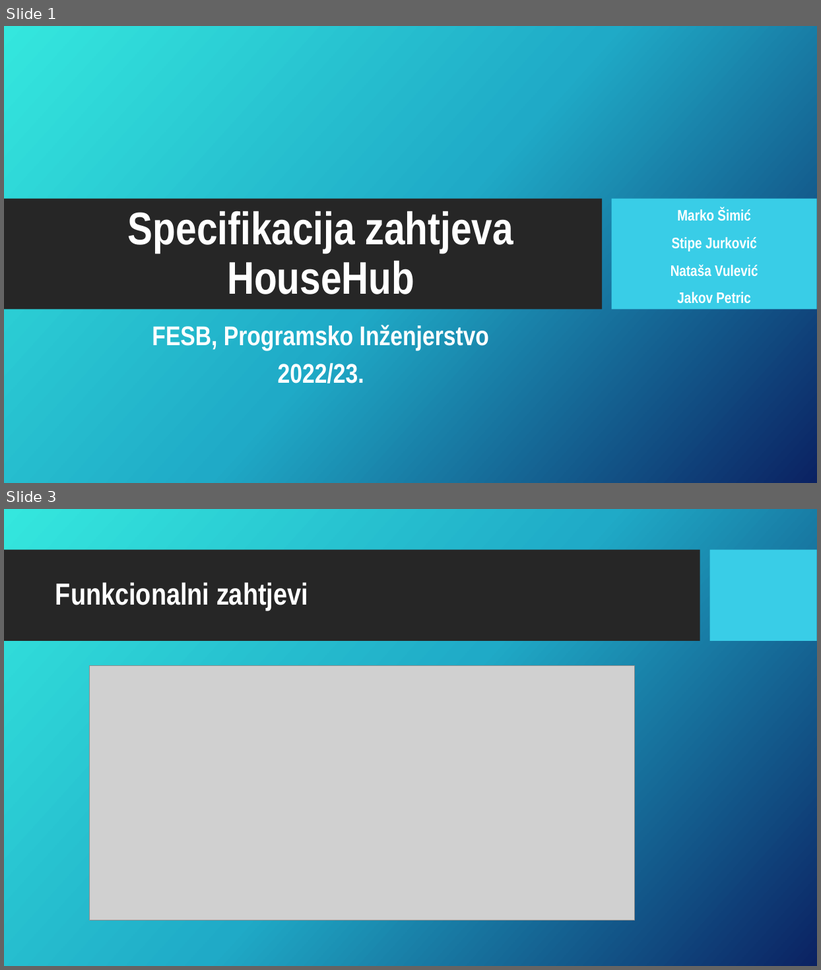
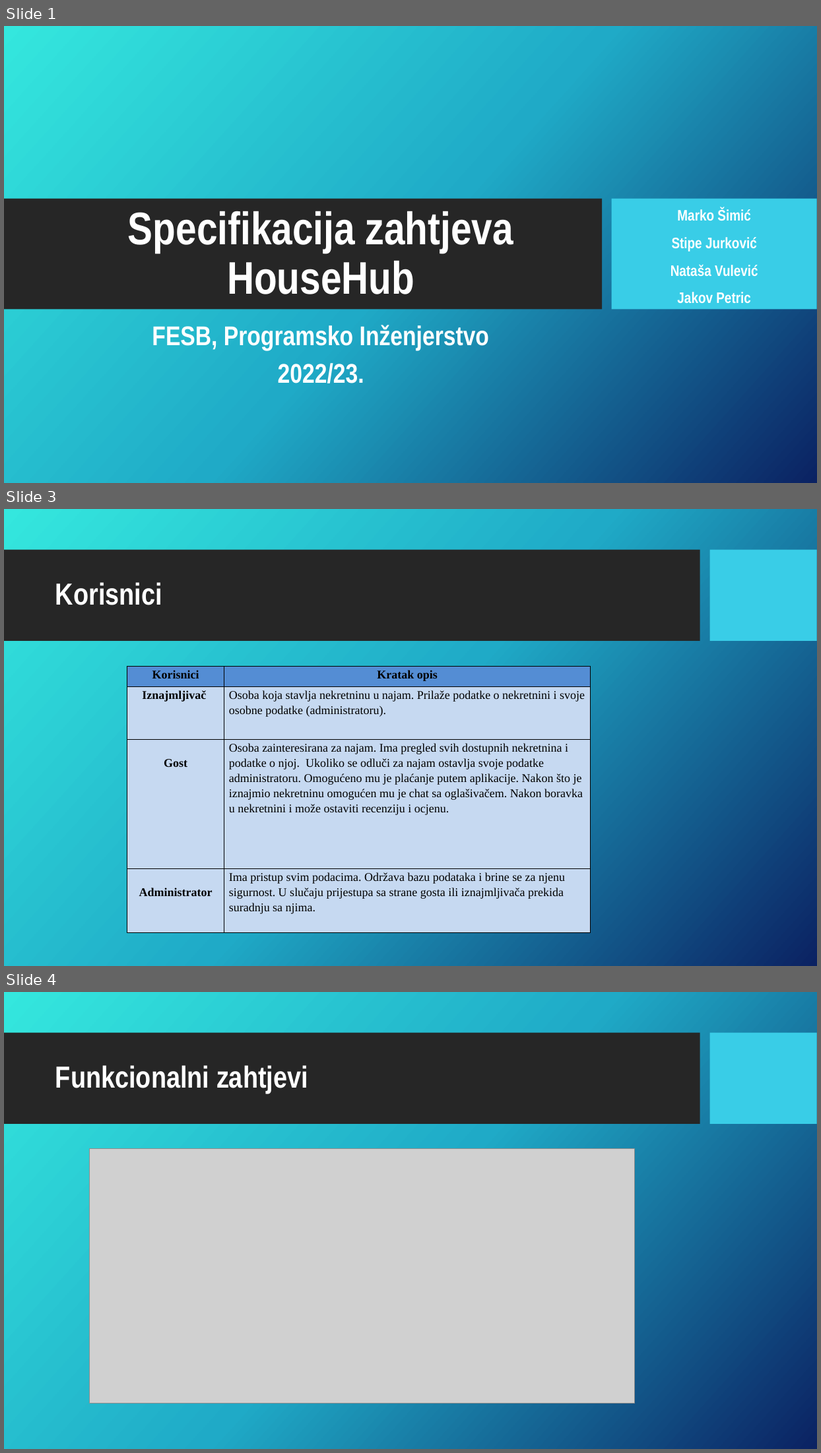
Before and after one commit to f0dor/Programsko-Inzenjerstvo, a slide deck: SpecifikacijaZahtjeva.pptx. Shown one above the other, each under a label of ours: slides 1 and 3 before the commit, slides 1, 3 and 4 after it; the slides between them are not shown. The pictures are 821x970 and 821x1453 pixels, drawn with LibreOffice and Linux fonts; fonts in the diff are those of the drawing; grey boxes stand for pictures; background and template pictures are left out. Boxes give left, top, right and bottom in pixels: in the first picture for what was removed or moved away, otherwise in the second. Text is boxed around its words. In the diff, an @@ line names an element or a change of style, - is before the commit and + after.

```diff
--- a/SpecifikacijaZahtjeva.pptx
+++ b/SpecifikacijaZahtjeva.pptx
@@ slide 3 added at <box>4,509,817,966</box>, background picture (left out); not listed: 2 template elements that a slide beside it also shows @@
@@ title added at <box>55,582,162,605</box>, 36 pt, text #FFFFFF, bold @@
+Korisnici
@@ table added at <box>127,666,591,933</box>, 4 rows, 2 columns @@
+Korisnici | Kratak opis
+Iznajmljivač | Osoba koja stavlja nekretninu u najam. Prilaže podatke o nekretnini i svoje osobne podatke (administratoru).
+Gost | Osoba zainteresirana za najam. Ima pregled svih dostupnih nekretnina i podatke o njoj. Ukoliko se odluči za najam ostavlja svoje podatke administratoru. Omogućeno mu je plaćanje putem aplikacije. Nakon što je iznajmio nekretninu omogućen mu je chat sa oglašivačem. Nakon boravka u nekretnini i može ostaviti recenziju i ocjenu.
+Administrator | Ima pristup svim podacima. Održava bazu podataka i brine se za njenu sigurnost. U slučaju prijestupa sa strane gosta ili iznajmljivača prekida suradnju sa njima.
@@ what was slide 3 is now slide 4 @@
```
Also in this commit, not shown: 2 other slides added, 2 slides removed.
